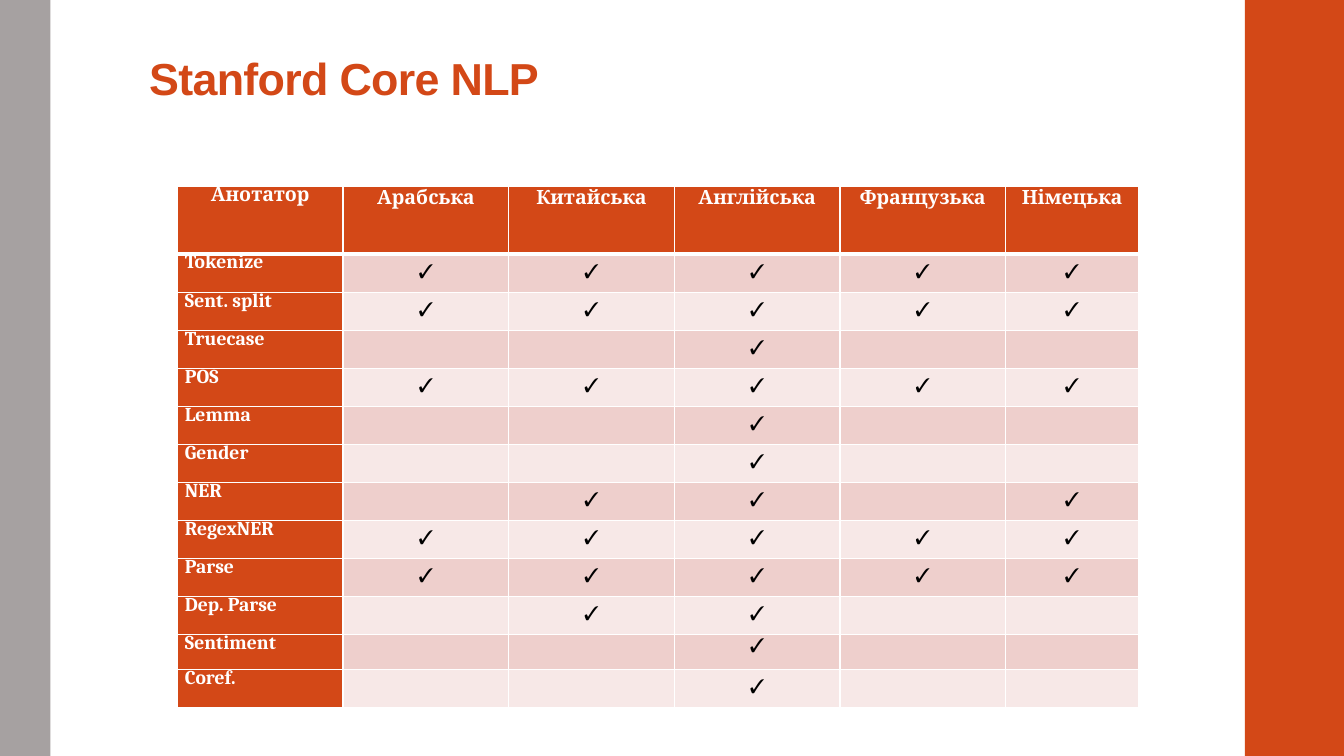
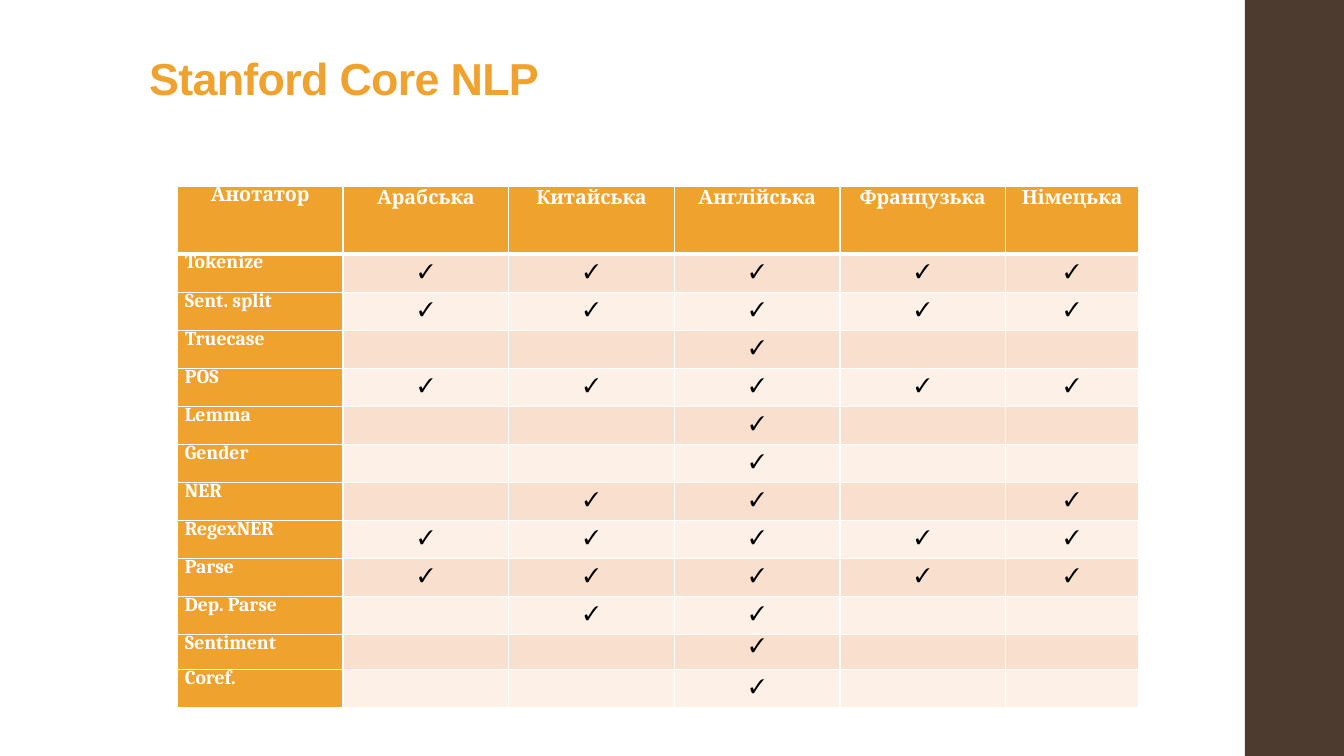
Before and after one commit to alexnodejs/onto-diploma, a slide deck: slide 5 of presentation/Moiseyenko_presentation.pptx. Drawn at 1344x756 pixels with LibreOffice and Linux fonts; fonts in the diff are those of the drawing. Boxes give left, top, right and bottom in pixels: in the first picture for what was removed or moved away, otherwise in the second. Text is boxed around its words. In the diff, an @@ line names an element or a change of style, - is before the commit and + after.

Commit message:
Change design

```diff
--- a/presentation/Moiseyenko_presentation.pptx
+++ b/presentation/Moiseyenko_presentation.pptx
@@ rectangle removed at (0,0,50,756) @@
@@ rectangle at (1245,0,1344,756): fill #D34817 to #4E3B30 @@
@@ title "Stanford Core NLP" at (149,62,539,96): text colour #D34817 to #F0A22E @@
@@ table at (177,187,1137,708) @@
@@ fill #D34817 to #F0A22E in 18 cells @@
@@ fill #EFCFCC to #F9E0CD in 30 cells @@
@@ fill #F7E9E8 to #FCF0E8 in 30 cells @@
```
Also in this commit, not shown: 20 other slides changed.
